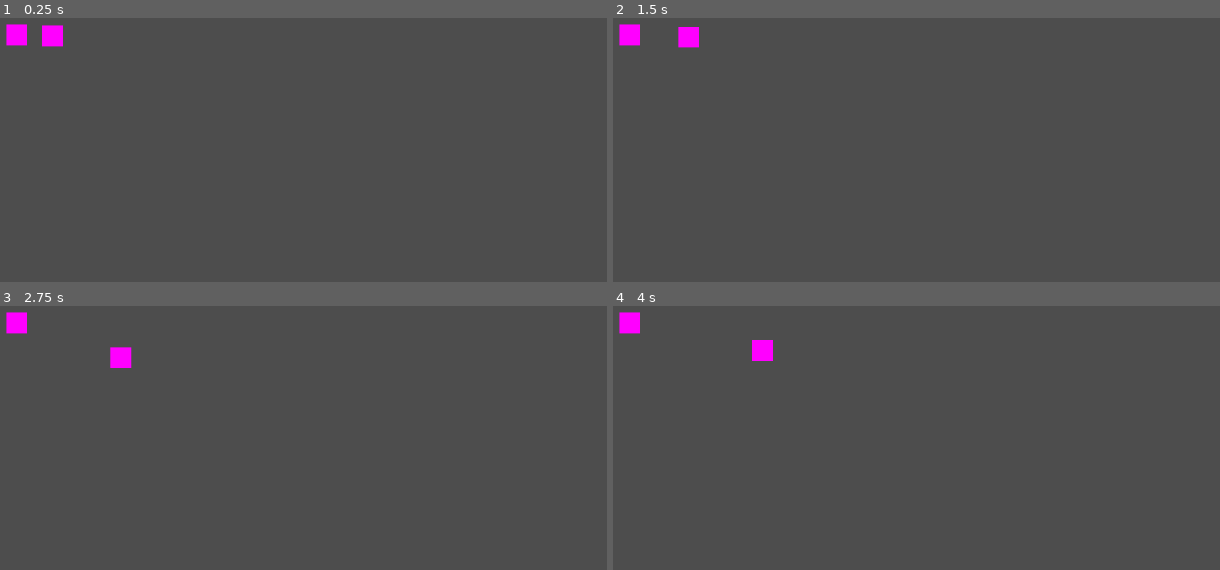
Above: before the commit, frames 1-4 (two rows, left to right).
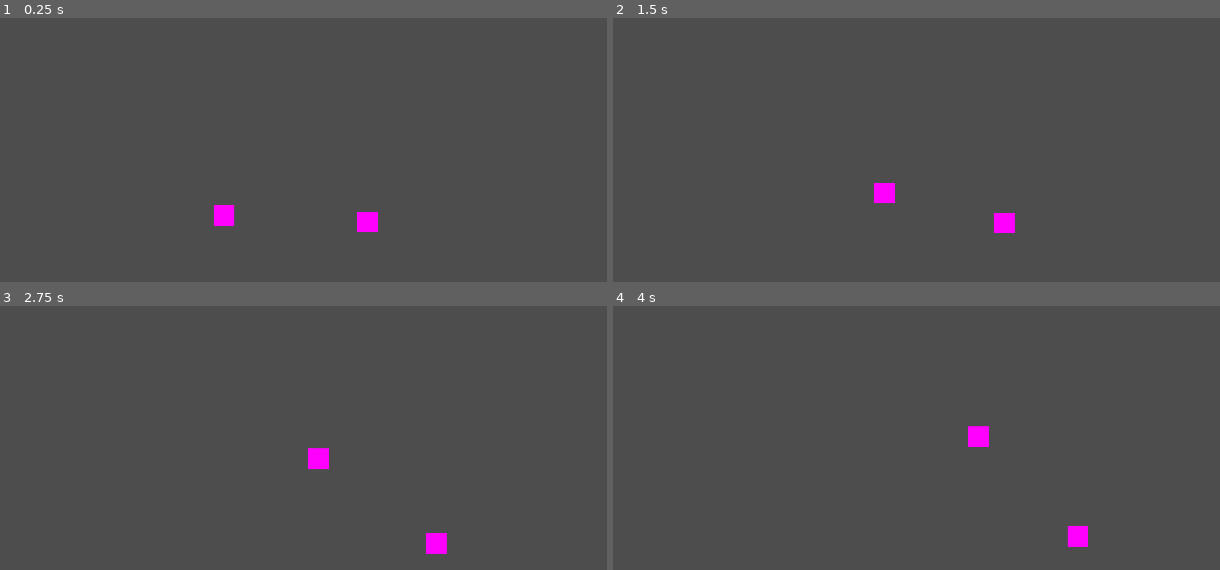
Above: after the commit, the same moments.

Repository: AndreSoftwareDeveloper/BubbleAstronaut
Game: Godot game, scene res://main.tscn
Two runs of this game, one before a commit and one after it. Both use one fixed random seed, a clock stepped at 60 frames per second and the inputs below.
Inputs:
- Up to frame 1 (0.25 s): no input
- Up to frame 2 (1.5 s): hold Right (ui_right) 0.53-1.28 s; hold Down (ui_down) from 1.28 s (still down)
- Up to frame 3 (2.75 s): release Down (ui_down) at 2.03 s; hold Right (ui_right) from 2.03 s (still down)
- Up to frame 4 (4 s): release Right (ui_right) at 2.78 s; hold Up (ui_up) 2.78-3.53 s; hold Left (ui_left) from 3.53 s (still down)

The runs differ from the first frame. In frame 1, 1.1% of the frame differs, in the area x 0-63%, y 2-82%; in frame 2, 1.1%; in frame 3, 1.1%, in the area x 0-74%, y 2-94%; in frame 4, 1.1%.

Commit message:
feat: Moving an asteroid in random direction

Diff:
--- /dev/null
+++ b/asteroid.tscn
@@ -0,0 +1,14 @@
+[gd_scene load_steps=3 format=3 uid="uid://djucrbu1piovt"]
+
+[sub_resource type="PlaceholderTexture2D" id="PlaceholderTexture2D_mmrpp"]
+size = Vector2(50, 50)
+
+[sub_resource type="CapsuleShape2D" id="CapsuleShape2D_efuwc"]
+
+[node name="asteroid" type="CharacterBody2D"]
+
+[node name="Sprite2D" type="Sprite2D" parent="."]
+texture = SubResource("PlaceholderTexture2D_mmrpp")
+
+[node name="CollisionShape2D" type="CollisionShape2D" parent="."]
+shape = SubResource("CapsuleShape2D_efuwc")
--- a/main.tscn
+++ b/main.tscn
@@ -2,13 +2,13 @@
 
 [ext_resource type="PackedScene" uid="uid://dpc8ee7s2w345" path="res://Player.tscn" id="1_jdotb"]
 [ext_resource type="Script" path="res://main.gd" id="1_xlet0"]
-[ext_resource type="PackedScene" uid="uid://df8o3oablyt20" path="res://blower.tscn" id="4_8wy1v"]
+[ext_resource type="PackedScene" uid="uid://djucrbu1piovt" path="res://asteroid.tscn" id="3_adkqg"]
 
 [node name="Main" type="Node2D"]
 script = ExtResource("1_xlet0")
 
 [node name="Player" parent="." instance=ExtResource("1_jdotb")]
-position = Vector2(251, 94)
+position = Vector2(1009, 541)
 
-[node name="Blower" parent="." instance=ExtResource("4_8wy1v")]
-position = Vector2(165, 91)
+[node name="asteroid" parent="." instance=ExtResource("3_adkqg")]
+position = Vector2(641, 536)
--- a/player.gd
+++ b/player.gd
@@ -9,11 +9,14 @@
 
 @onready var magnet: CharacterBody2D = $"../Magnet"
 @onready var blower: CharacterBody2D = $"../Blower"
+@onready var asteroid: CharacterBody2D = $"../asteroid"
 
 var blowing_timer : bool = false
 var timer : float = 0.0
 var interval_true : float = 1.0
 var interval_false : float = 2.0
+
+var asteroid_movement_direction = Vector2(randf() * 2 - 1, randf() * 2 - 1).normalized()
 
 func _physics_process(delta: float) -> void:
 	var input_direction := Vector2(
@@ -61,3 +64,8 @@
 		velocity = velocity.move_toward(target_velocity, DECELERATION * delta)
 
 	move_and_slide()
+	move_random_direction(asteroid, 100.0, asteroid_movement_direction)
+
+func move_random_direction(object: CharacterBody2D, speed: float, direction: Vector2) -> void:
+	object.velocity = direction * speed
+	object.move_and_slide()
